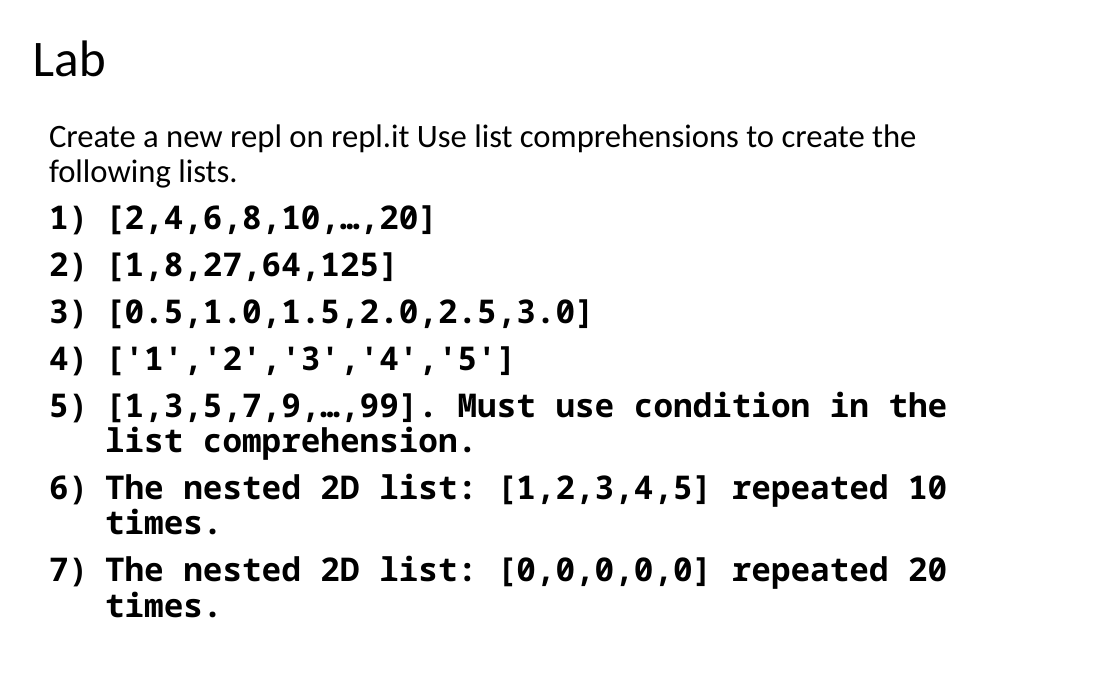
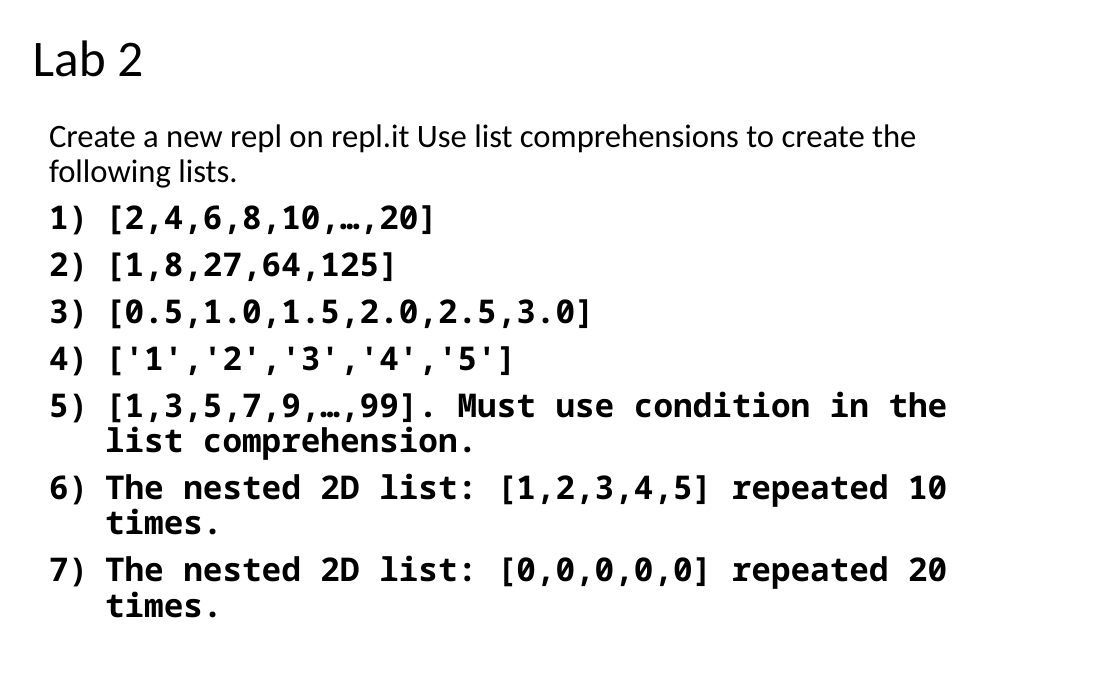
Before and after one commit to LongBaoNguyen/longbaonguyen.github.io, a slide deck: slide 37 of courses/apcsp/lect8.pptx (slide 36 before the commit). Drawn at 1120x700 pixels with LibreOffice and Linux fonts; fonts in the diff are those of the drawing. Boxes give left, top, right and bottom in pixels: in the first picture for what was removed or moved away, otherwise in the second. Text is boxed around its words. In the diff, an @@ line names an element or a change of style, - is before the commit and + after.

```diff
--- a/courses/apcsp/lect8.pptx
+++ b/courses/apcsp/lect8.pptx
@@ title at (33,40,143,77): text changed @@
-Lab
+Lab 2
```
Also in this commit, not shown: 1 slide added, 1 other file.
